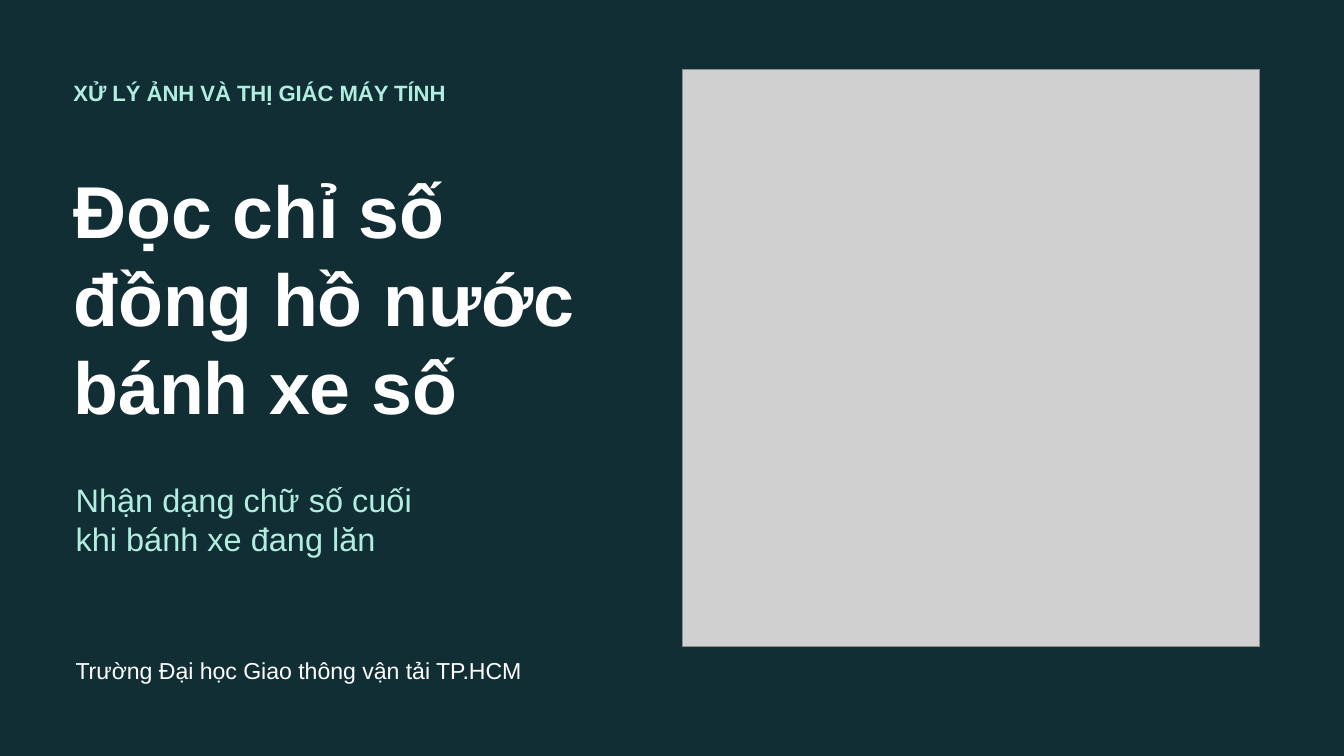
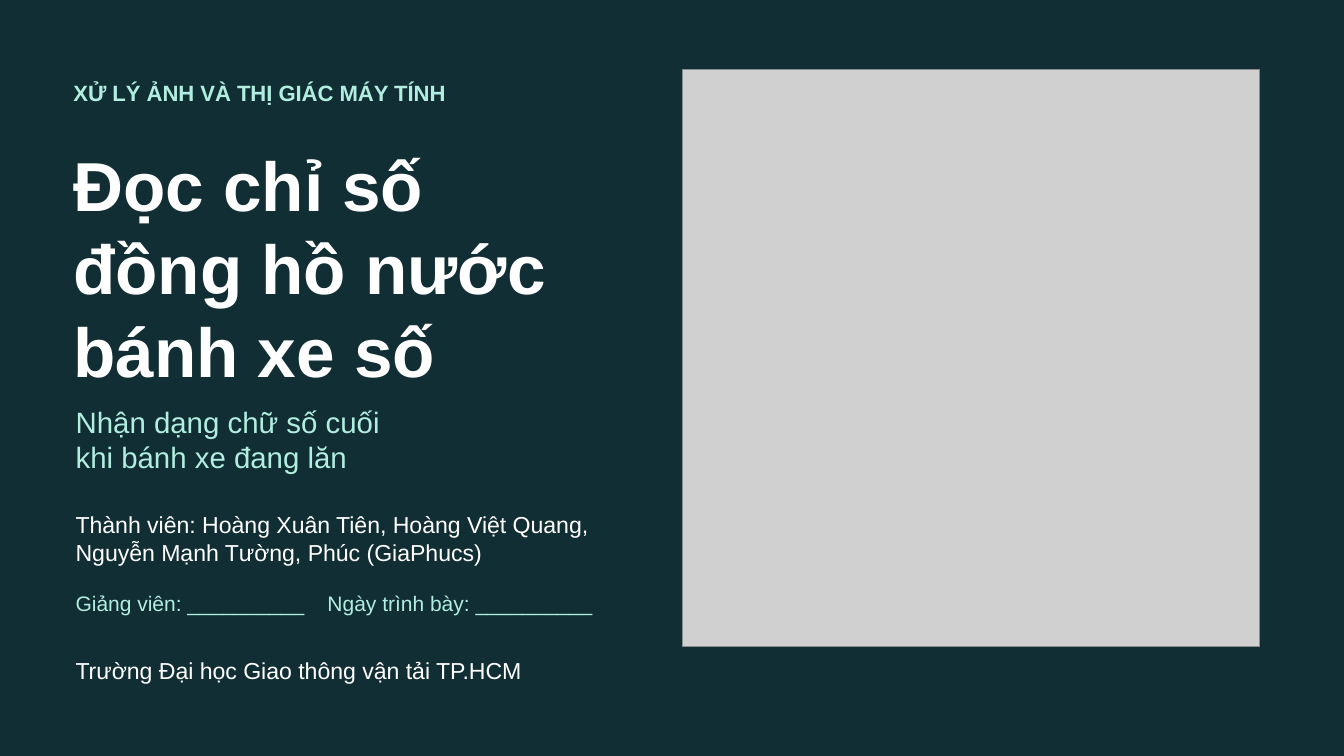
Before and after one commit to qivarnq3g/cv-water-meter-reading, a slide deck: slide 1 of report/Doc-chi-so-dong-ho-nuoc-Suon-thuyet-trinh.pptx. Drawn at 1344x756 pixels with LibreOffice and Linux fonts; fonts in the diff are those of the drawing; grey boxes stand for pictures. Boxes give left, top, right and bottom in pixels: in the first picture for what was removed or moved away, otherwise in the second. Text is boxed around its words. In the diff, an @@ line names an element or a change of style, - is before the commit and + after.

```diff
--- a/report/Doc-chi-so-dong-ho-nuoc-Suon-thuyet-trinh.pptx
+++ b/report/Doc-chi-so-dong-ho-nuoc-Suon-thuyet-trinh.pptx
@@ text "Đọc chỉ số" moved from (x1=73, y1=181, x2=574, y2=415) to (x1=73, y1=157, x2=545, y2=378) @@
@@ text "Đọc chỉ số" at (x1=73, y1=157, x2=545, y2=378): size 52.5 to 49.5 pt @@
@@ text "Nhận dạng chữ số cuối" moved from (x1=76, y1=487, x2=412, y2=557) to (x1=76, y1=410, x2=380, y2=474) @@
@@ text "Nhận dạng chữ số cuối" at (x1=76, y1=410, x2=380, y2=474): size 23.2 to 21 pt @@
@@ text added at (x1=76, y1=516, x2=588, y2=566), 16.5 pt, text #FFFFFF @@
+Thành viên: Hoàng Xuân Tiên, Hoàng Việt Quang,
+Nguyễn Mạnh Tường, Phúc (GiaPhucs)
@@ text added at (x1=76, y1=595, x2=470, y2=615), 15 pt, text #B2EEE0 @@
+Giảng viên: __________ Ngày trình bày: __________
```
Also in this commit, not shown: 4 other slides changed, 6 slides added, 2 slides removed.
